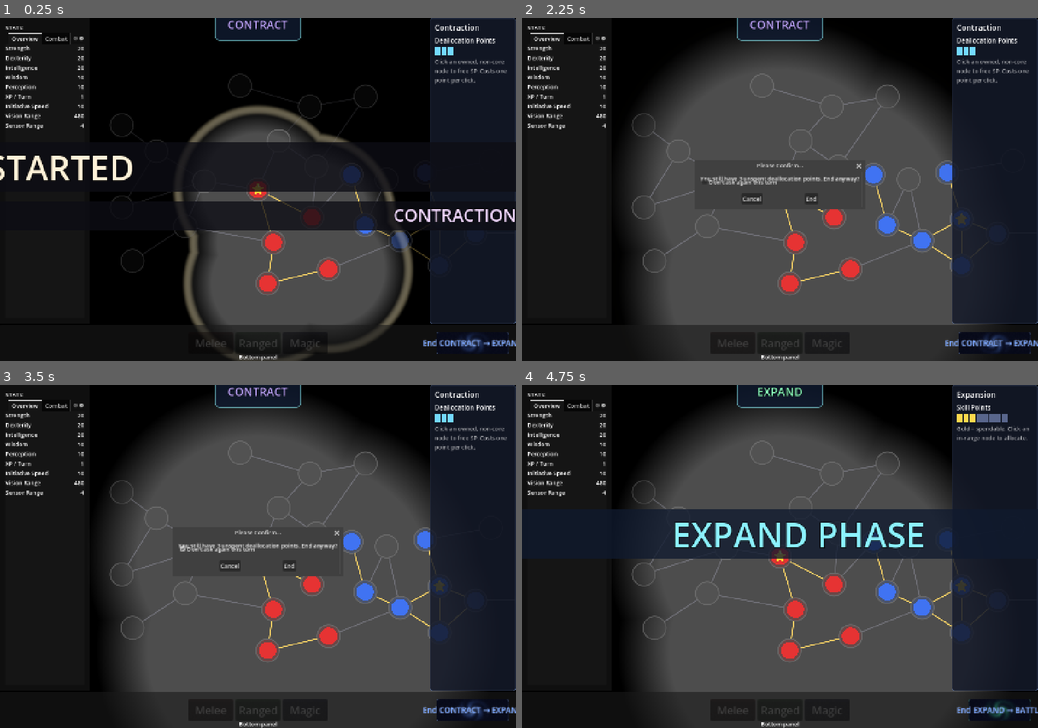
Above: before the commit, frames 1-4 (two rows, left to right).
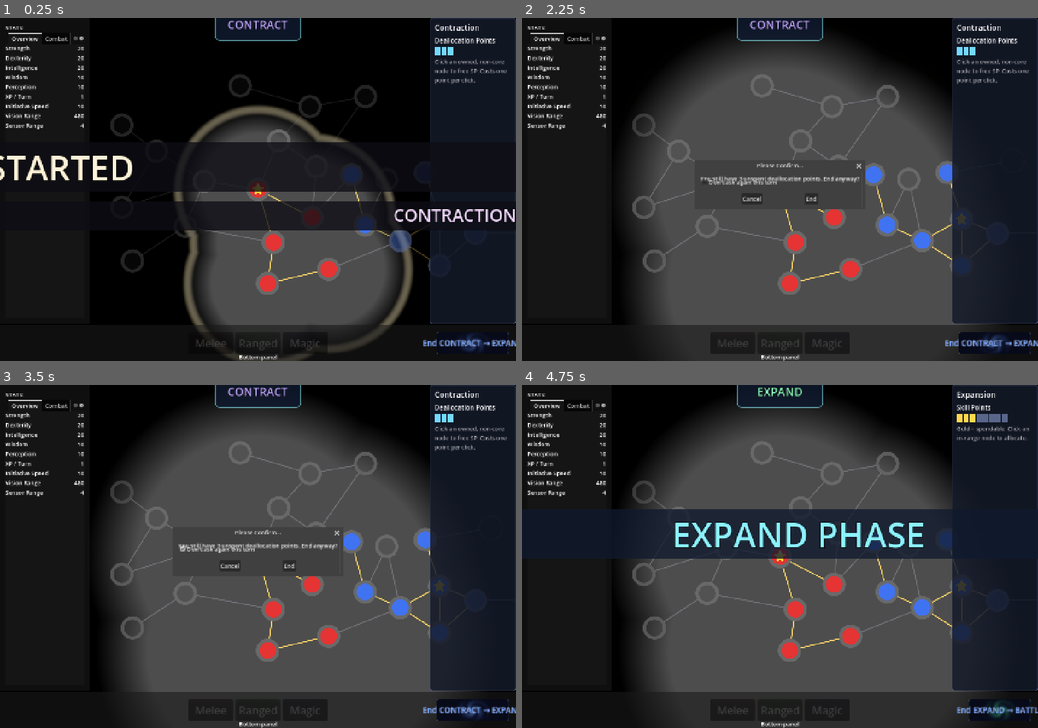
Above: after the commit, the same moments.

Repository: Koaieus/skill-tree-of-life
Game: Godot game, scene res://scenes/dev_sandbox.tscn
Same seed, same stepped clock (60 frames per second), same inputs: the game is played once before the commit and once after it.
Inputs (mouse positions are in pixels of both pictures, inside the frame that each line leads up to):
- Up to frame 1 (0.25 s): no input
- Up to frame 2 (2.25 s): tap Enter at 0.5 s; drag from (780, 189) to (831, 107) at 0.52 s; click "Don't ask again this turn" at 1.25 s; click "Don't ask again this turn" at 2 s
- Up to frame 3 (3.5 s): click "Don't ask again this turn" at 2.75 s
- Up to frame 4 (4.75 s): click "End CONTRACT → EXPAND" at 3.5 s; click "End" at 4.25 s

The runs differ from the first frame. In frame 1, 0.9% of the frame differs, in the area x 21-84%, y 16-81%; in frame 2, 0.9%; in frame 3, 0.9%, in the area x 21-84%, y 19-81%; in frame 4, 0.9%.

Commit message:
feat(skillnode): tweak ring sizes (inner, outer, hover)

Diff:
--- a/entity/default_entity_board.tres
+++ b/entity/default_entity_board.tres
@@ -160,7 +160,6 @@
 [sub_resource type="Resource" id="mod_int_to_spell_range"]
 script = ExtResource("12_3edt8")
 stat_id = &"spell_range"
-value = 1.0
 formula = SubResource("formula_int_to_spell_range")
 
 [sub_resource type="Resource" id="pool_mana"]
@@ -211,12 +210,6 @@
 script = ExtResource("2_scalar")
 definition = ExtResource("def_sensor_range")
 base_value = 2.0
-
-[sub_resource type="Resource" id="scalar_spell_range"]
-resource_name = "spell_range"
-script = ExtResource("2_scalar")
-definition = ExtResource("def_spell_range")
-base_value = 0.0
 
 [sub_resource type="Resource" id="sp_skill_points"]
 resource_name = "skill_points"
@@ -224,6 +217,11 @@
 current = 3.0
 definition = ExtResource("def_skill_points")
 base_value = 3.0
+
+[sub_resource type="Resource" id="scalar_spell_range"]
+resource_name = "spell_range"
+script = ExtResource("2_scalar")
+definition = ExtResource("def_spell_range")
 
 [sub_resource type="Resource" id="scalar_strength"]
 resource_name = "strength"
--- a/skill_node/base_circle.gd
+++ b/skill_node/base_circle.gd
@@ -8,7 +8,7 @@
 ##   • `flash_amount` — 0..1 hit-flash channel. Lerps fill toward red so the
 ##                       per-node modulate stays free for other effects.
 
-const BORDER_WIDTH: float = 2.0
+const BORDER_WIDTH: float = 8.0
 const FILL_ALPHA_UNALLOCATED: float = 0.2
 const FLASH_COLOR: Color = Color(1.0, 0.3, 0.3)
 # Sensed-only outline: thinner than the live border and partially transparent,
@@ -84,4 +84,4 @@
 		# render so core nodes look identical to before; the star label is
 		# what now distinguishes core from non-core.
 		draw_circle(Vector2.ZERO, inner_radius, fc, true)
-	draw_circle(Vector2.ZERO, _radius, bc, false, BORDER_WIDTH, true)
+	draw_circle(Vector2.ZERO, _radius - BORDER_WIDTH/2, bc, false, BORDER_WIDTH, true)
--- a/skill_node/hover_ring.gd
+++ b/skill_node/hover_ring.gd
@@ -5,6 +5,10 @@
 
 var _radius: float = 32.0
 
+const HOVER_RING_OFFSET: float = 0.
+const HOVER_RING_WIDTH: float = 8.
+
+const RING_OUTSET: float = HOVER_RING_OFFSET + HOVER_RING_WIDTH/2
 
 func configure(r: float) -> void:
 	_radius = r
@@ -12,4 +16,4 @@
 
 
 func _draw() -> void:
-	draw_circle(Vector2.ZERO, _radius + 6.0, color, false, 3.0)
+	draw_circle(Vector2.ZERO, _radius + RING_OUTSET, color, false, HOVER_RING_WIDTH, true)
--- a/skill_node/skill_node.gd
+++ b/skill_node/skill_node.gd
@@ -46,12 +46,13 @@
 		radius = value
 		radius_changed.emit()
 		_sync_collision()
+		_sync_visuals()
 
 ## Radius of the inner fill disk — what reads as "ownership" when allocated,
 ## and what VFX sizes effects against. Authored per-node so future archetypes
 ## can run flush (inner_radius == radius) or extra-recessed; pushed down to
 ## BaseCircle in _sync_visuals so BaseCircle has no inset policy of its own.
-@export var inner_radius: float = 24.0:
+@export var inner_radius: float = 32.0:
 	set(value):
 		if is_equal_approx(inner_radius, value):
 			return
Not shown: 1 places in entity/default_entity_board.tres that only renumber resources
